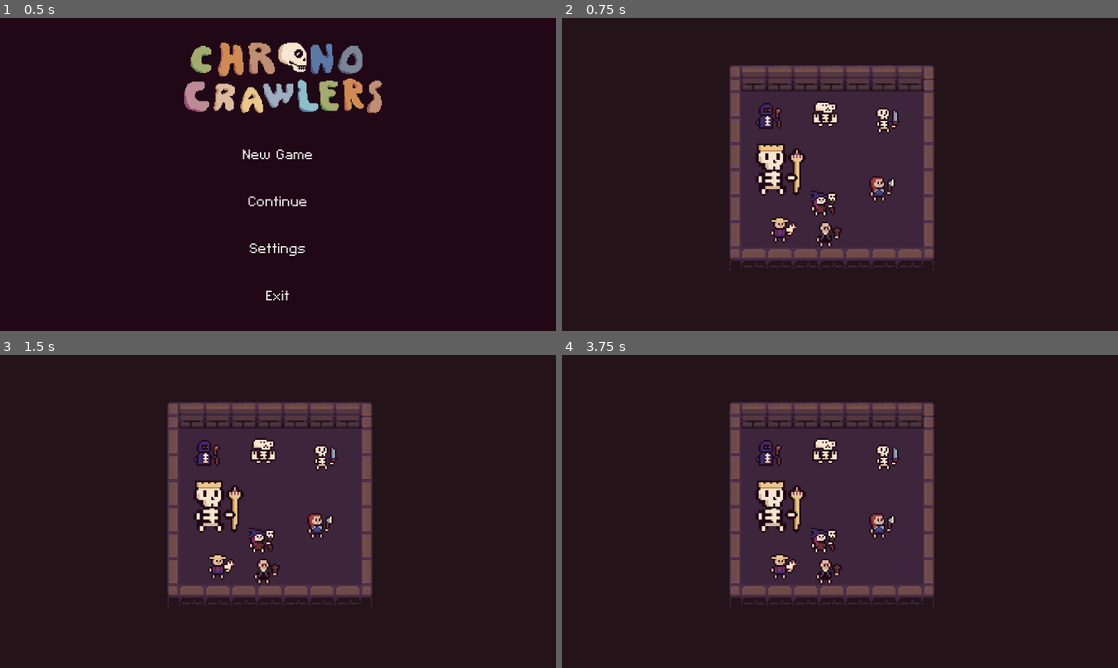
Above: before the commit, frames 1-4 (two rows, left to right).
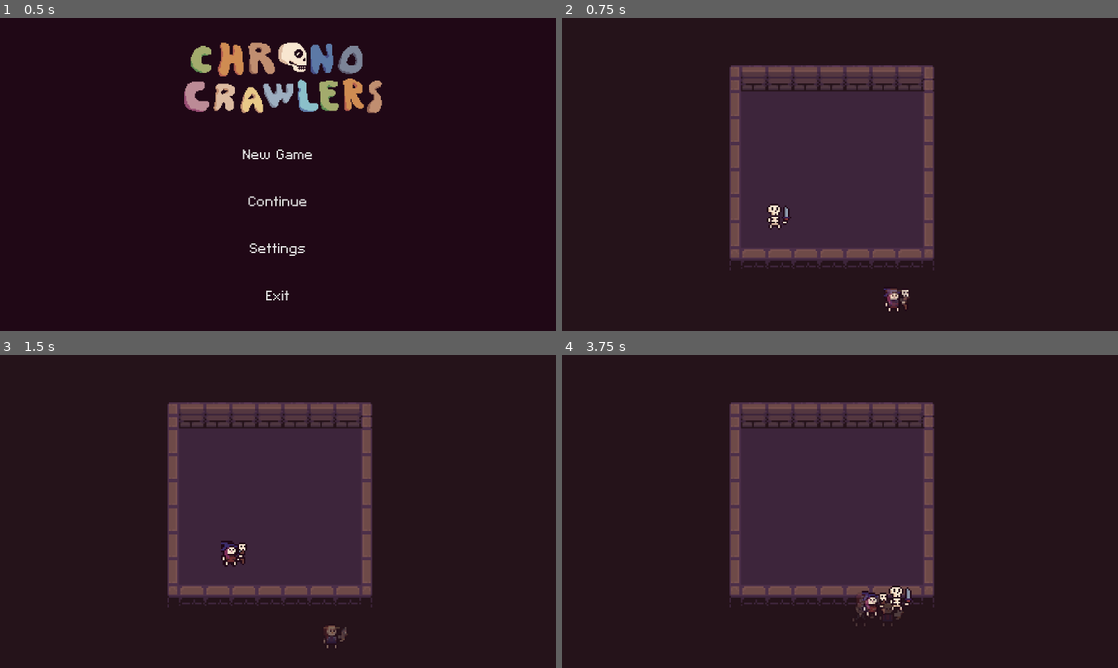
Above: after the commit, the same moments.

Repository: phoenixstears/chrono-crawlers
Game: Godot game, scene res://Scenes/MainMenu.tscn
Same seed, same stepped clock (60 frames per second), same inputs: the game is played once before the commit and once after it.
Inputs (mouse positions are in pixels of both pictures, inside the frame that each line leads up to):
- Up to frame 1 (0.5 s): no input
- Up to frame 2 (0.75 s): click "New Game" at 0.5 s
- Up to frame 3 (1.5 s): tap Enter at 1.25 s; move the mouse to (400, 495) at 1.27 s; hold D (right, bound only after the commit) from 1.28 s (still down); tap 1 (1, bound only after the commit) at 1.35 s
- Up to frame 4 (3.75 s): tap 2 (2, bound only after the commit) at 1.55, 2.1 s; move the mouse to (728, 527) at 2.02 s; release D (right, bound only after the commit) at 2.03 s; hold S (down, bound only after the commit) 2.03-2.78 s; tap 3 (3, bound only after the commit) at 2.3, 2.85 s; move the mouse to (895, 442) at 2.77 s; hold D (right, bound only after the commit) 2.78-3.53 s; tap 4 (4, bound only after the commit) at 3.05, 3.6 s; move the mouse to (812, 574) at 3.52 s; hold W (up, bound only after the commit) from 3.53 s (still down)

Frame 1 is identical in both runs. In frame 2, 2.9% of the frame differs, in the area x 34-63%, y 26-94%; in frame 3, 2.9%; in frame 4, 3.1%, in the area x 34-63%, y 26-87%.

Commit message:
Player movemnet is done

Diff:
--- a/Scenes/Level1.tscn
+++ b/Scenes/Level1.tscn
@@ -1,15 +1,8 @@
-[gd_scene load_steps=14 format=4 uid="uid://bkx8ncfw3c2ha"]
+[gd_scene load_steps=7 format=4 uid="uid://bkx8ncfw3c2ha"]
 
 [ext_resource type="AudioStream" uid="uid://dbdrmnmctydtu" path="res://OST/dungeon_idle.ogg" id="1_2llne"]
 [ext_resource type="Texture2D" uid="uid://brnmtpny50os4" path="res://sprites/Tiles/Dungeon_Tileset_at-export.png" id="2_bdlbp"]
-[ext_resource type="Texture2D" uid="uid://m1pmbtaejn0g" path="res://sprites/Enemies/Mage/mageskeleton.png" id="3_kylad"]
-[ext_resource type="Texture2D" uid="uid://bhvcj4ooj0dud" path="res://sprites/Enemies/Mole/mole.png" id="4_bdlbp"]
-[ext_resource type="Texture2D" uid="uid://cal0jcvk2qlv6" path="res://sprites/Enemies/Skeleton/skeleton.png" id="5_2h8qs"]
-[ext_resource type="Texture2D" uid="uid://4fmgfuex2165" path="res://sprites/Enemies/Skeleton King/skeletonking.png" id="6_rpty4"]
-[ext_resource type="Texture2D" uid="uid://cv8ukekgxfw4q" path="res://sprites/Player Characters/Farmer/farmer.png" id="7_6jj8j"]
-[ext_resource type="Texture2D" uid="uid://dih0jbpn8ocvc" path="res://sprites/Player Characters/Warrior/warrior.png" id="8_2h8qs"]
-[ext_resource type="Texture2D" uid="uid://c3b0vx54igxku" path="res://sprites/Player Characters/Necromancer/necromancer.png" id="8_06um6"]
-[ext_resource type="Texture2D" uid="uid://bdhbwlkief88g" path="res://sprites/Player Characters/Priest/priest.png" id="9_rpty4"]
+[ext_resource type="PackedScene" uid="uid://cygmpivsm8d51" path="res://Scenes/Player.tscn" id="3_joc8x"]
 
 [sub_resource type="PhysicsMaterial" id="PhysicsMaterial_bdlbp"]
 friction = 0.0
@@ -294,42 +287,11 @@
 tile_map_data = PackedByteArray("AAD6//f/AwABAAYAAAD7//f/AwABAAYAAAD8//f/AwABAAYAAAD9//f/AwABAAYAAAD+//f/AwABAAYAAAD/// …(6320 unchanged characters)…
 tile_set = SubResource("TileSet_ug0sv")
 
-[node name="Enemies" type="Node" parent="."]
-
-[node name="Mole" type="Sprite2D" parent="Enemies"]
-position = Vector2(-44, -114)
-texture = ExtResource("4_bdlbp")
-
-[node name="Skeleton" type="Sprite2D" parent="Enemies"]
-position = Vector2(-5, -110)
-texture = ExtResource("5_2h8qs")
-
-[node name="Skeletonking" type="Sprite2D" parent="Enemies"]
-position = Vector2(-71, -80)
-texture = ExtResource("6_rpty4")
-
-[node name="Mageskeleton" type="Sprite2D" parent="Enemies"]
-position = Vector2(-79, -113)
-texture = ExtResource("3_kylad")
-
-[node name="Player Sprites" type="Node" parent="."]
-
-[node name="Farmer" type="Sprite2D" parent="Player Sprites"]
-position = Vector2(-70, -43)
-texture = ExtResource("7_6jj8j")
-
-[node name="Warrior" type="Sprite2D" parent="Player Sprites"]
-position = Vector2(-9, -68)
-texture = ExtResource("8_2h8qs")
-
-[node name="Priest" type="Sprite2D" parent="Player Sprites"]
-position = Vector2(-42, -40)
-texture = ExtResource("9_rpty4")
-
-[node name="Necromancer" type="Sprite2D" parent="Player Sprites"]
-position = Vector2(-45, -59)
-texture = ExtResource("8_06um6")
-
 [node name="Camera2D" type="Camera2D" parent="."]
 position = Vector2(-35, -77)
 zoom = Vector2(4.68, 4.68)
+
+[node name="Player" parent="." instance=ExtResource("3_joc8x")]
+position = Vector2(-72, -51)
+
+[editable path="Player"]
--- /dev/null
+++ b/Scenes/Player.tscn
@@ -0,0 +1,82 @@
+[gd_scene load_steps=12 format=3 uid="uid://cygmpivsm8d51"]
+
+[ext_resource type="Script" uid="uid://ba5076cmsmxas" path="res://scripts/player.gd" id="1_5ixxa"]
+[ext_resource type="Texture2D" uid="uid://cv8ukekgxfw4q" path="res://sprites/Player Characters/Farmer/farmer.png" id="2_nn08x"]
+[ext_resource type="Texture2D" uid="uid://c3b0vx54igxku" path="res://sprites/Player Characters/Necromancer/necromancer.png" id="3_52ee3"]
+[ext_resource type="Texture2D" uid="uid://bdhbwlkief88g" path="res://sprites/Player Characters/Priest/priest.png" id="4_bhhdu"]
+[ext_resource type="Texture2D" uid="uid://dih0jbpn8ocvc" path="res://sprites/Player Characters/Warrior/warrior.png" id="5_megsn"]
+[ext_resource type="Texture2D" uid="uid://cal0jcvk2qlv6" path="res://sprites/Enemies/Skeleton/skeleton.png" id="6_nn08x"]
+
+[sub_resource type="RectangleShape2D" id="RectangleShape2D_glx4g"]
+size = Vector2(3, 4)
+
+[sub_resource type="SpriteFrames" id="SpriteFrames_1e7my"]
+animations = [{
+"frames": [{
+"duration": 1.0,
+"texture": ExtResource("4_bhhdu")
+}],
+"loop": true,
+"name": &"default",
+"speed": 5.0
+}]
+
+[sub_resource type="SpriteFrames" id="SpriteFrames_o3h8g"]
+animations = [{
+"frames": [{
+"duration": 1.0,
+"texture": ExtResource("3_52ee3")
+}],
+"loop": true,
+"name": &"default",
+"speed": 5.0
+}]
+
+[sub_resource type="SpriteFrames" id="SpriteFrames_miouo"]
+animations = [{
+"frames": [{
+"duration": 1.0,
+"texture": ExtResource("2_nn08x")
+}],
+"loop": true,
+"name": &"default",
+"speed": 5.0
+}]
+
+[sub_resource type="SpriteFrames" id="SpriteFrames_arntx"]
+animations = [{
+"frames": [{
+"duration": 1.0,
+"texture": ExtResource("5_megsn")
+}],
+"loop": true,
+"name": &"default",
+"speed": 5.0
+}]
+
+[node name="Player" type="CharacterBody2D"]
+script = ExtResource("1_5ixxa")
+
+[node name="Sprite2D" type="Sprite2D" parent="."]
+texture = ExtResource("6_nn08x")
+
+[node name="CollisionShape2D" type="CollisionShape2D" parent="."]
+position = Vector2(58, 0)
+shape = SubResource("RectangleShape2D_glx4g")
+
+[node name="Characters" type="Node" parent="."]
+
+[node name="Priest" type="AnimatedSprite2D" parent="Characters"]
+position = Vector2(20, 0)
+sprite_frames = SubResource("SpriteFrames_1e7my")
+
+[node name="Necromancer" type="AnimatedSprite2D" parent="Characters"]
+position = Vector2(40, 0)
+sprite_frames = SubResource("SpriteFrames_o3h8g")
+
+[node name="Farmer" type="AnimatedSprite2D" parent="Characters"]
+position = Vector2(60, 0)
+sprite_frames = SubResource("SpriteFrames_miouo")
+
+[node name="Warrior" type="AnimatedSprite2D" parent="Characters"]
+sprite_frames = SubResource("SpriteFrames_arntx")
--- a/project.godot
+++ b/project.godot
@@ -26,6 +26,49 @@
 window/size/viewport_height=900
 window/stretch/mode="viewport"
 
+[input]
+
+up={
+"deadzone": 0.2,
+"events": [Object(InputEventKey,"resource_local_to_scene":false,"resource_name":"","device":-1,"window_id":0,"alt_pressed":false,"shift_pressed":false,"ctrl_pressed":false,"meta_pressed":false,"pressed":false,"keycode":0,"physical_keycode":87,"key_label":0,"unicode":119,"location":0,"echo":false,"script":null)
+]
+}
+down={
+"deadzone": 0.2,
+"events": [Object(InputEventKey,"resource_local_to_scene":false,"resource_name":"","device":-1,"window_id":0,"alt_pressed":false,"shift_pressed":false,"ctrl_pressed":false,"meta_pressed":false,"pressed":false,"keycode":0,"physical_keycode":83,"key_label":0,"unicode":115,"location":0,"echo":false,"script":null)
+]
+}
+left={
+"deadzone": 0.2,
+"events": [Object(InputEventKey,"resource_local_to_scene":false,"resource_name":"","device":-1,"window_id":0,"alt_pressed":false,"shift_pressed":false,"ctrl_pressed":false,"meta_pressed":false,"pressed":false,"keycode":0,"physical_keycode":65,"key_label":0,"unicode":97,"location":0,"echo":false,"script":null)
+]
+}
+right={
+"deadzone": 0.2,
+"events": [Object(InputEventKey,"resource_local_to_scene":false,"resource_name":"","device":-1,"window_id":0,"alt_pressed":false,"shift_pressed":false,"ctrl_pressed":false,"meta_pressed":false,"pressed":false,"keycode":0,"physical_keycode":68,"key_label":0,"unicode":100,"location":0,"echo":false,"script":null)
+]
+}
+1={
+"deadzone": 0.2,
+"events": [Object(InputEventKey,"resource_local_to_scene":false,"resource_name":"","device":-1,"window_id":0,"alt_pressed":false,"shift_pressed":false,"ctrl_pressed":false,"meta_pressed":false,"pressed":false,"keycode":0,"physical_keycode":49,"key_label":0,"unicode":49,"location":0,"echo":false,"script":null)
+]
+}
+2={
+"deadzone": 0.2,
+"events": [Object(InputEventKey,"resource_local_to_scene":false,"resource_name":"","device":-1,"window_id":0,"alt_pressed":false,"shift_pressed":false,"ctrl_pressed":false,"meta_pressed":false,"pressed":false,"keycode":0,"physical_keycode":50,"key_label":0,"unicode":50,"location":0,"echo":false,"script":null)
+]
+}
+3={
+"deadzone": 0.2,
+"events": [Object(InputEventKey,"resource_local_to_scene":false,"resource_name":"","device":-1,"window_id":0,"alt_pressed":false,"shift_pressed":false,"ctrl_pressed":false,"meta_pressed":false,"pressed":false,"keycode":0,"physical_keycode":51,"key_label":0,"unicode":51,"location":0,"echo":false,"script":null)
+]
+}
+4={
+"deadzone": 0.2,
+"events": [Object(InputEventKey,"resource_local_to_scene":false,"resource_name":"","device":-1,"window_id":0,"alt_pressed":false,"shift_pressed":false,"ctrl_pressed":false,"meta_pressed":false,"pressed":false,"keycode":0,"physical_keycode":52,"key_label":0,"unicode":52,"location":0,"echo":false,"script":null)
+]
+}
+
 [rendering]
 
 textures/canvas_textures/default_texture_filter=0
--- /dev/null
+++ b/scripts/player.gd
@@ -0,0 +1,87 @@
+extends CharacterBody2D
+
+@onready var necromancer = $"Characters/Necromancer"
+@onready var farmer = $"Characters/Farmer"
+@onready var priest = $"Characters/Priest"
+@onready var warrior = $"Characters/Warrior"
+@onready var queue_positions = [necromancer, farmer, priest, warrior]
+
+const unselected_alpha = 0.2
+
+const speed = 50
+const frame_distance = 20
+var positions_buffer = []
+
+var swapping_idx = -1
+var swap_progress = 0.0
+const swap_speed = 0.08
+
+func _ready() -> void:
+	positions_buffer.resize(frame_distance*queue_positions.size())
+	for i in range(positions_buffer.size()):
+		positions_buffer[i] = Vector2.ZERO
+	for i in range(queue_positions.size()):
+		queue_positions[i].position = positions_buffer[i]
+		if i == 0:
+			queue_positions[i].modulate.a = 1.0
+		else:
+			queue_positions[i].modulate.a = 0.2
+
+func _process(delta: float) -> void:
+	#if Input.is_action_just_pressed("1"):
+	if Input.is_action_just_pressed("2"):
+		queue_positions[0].modulate.a = unselected_alpha
+		swap_character(1)
+		queue_positions[0].modulate.a = 1.0
+		swapping_idx = 1
+	if Input.is_action_just_pressed("3"):
+		queue_positions[0].modulate.a = unselected_alpha
+		swap_character(2)
+		queue_positions[0].modulate.a = 1.0
+		swapping_idx = 2
+	if Input.is_action_just_pressed("4"):
+		queue_positions[0].modulate.a = unselected_alpha
+		swap_character(3)
+		queue_positions[0].modulate.a = 1.0
+		swapping_idx = 3
+
+func _physics_process(delta: float) -> void:
+	var direction = Vector2.ZERO
+	if Input.is_action_pressed("up"):
+		direction += Vector2.UP
+	if Input.is_action_pressed("down"):
+		direction += Vector2.DOWN
+	if Input.is_action_pressed("left"):
+		direction += Vector2.LEFT
+	if Input.is_action_pressed("right"):
+		direction += Vector2.RIGHT
+	velocity = direction.normalized() * speed
+
+	move_and_slide()
+
+	if direction != Vector2.ZERO:
+		for i in range(positions_buffer.size() - 1, -1, -1):
+			if(i != 0):
+				positions_buffer[i] = positions_buffer[i-1]
+			else:
+				positions_buffer[i] = position
+	if swap_progress < 1 && swapping_idx > -1:
+		swap_progress += swap_speed
+	else:
+		swap_progress = 0
+		swapping_idx = -1
+	if swapping_idx < 0:
+		for i in range(queue_positions.size()):
+			queue_positions[i].position = positions_buffer[i*frame_distance]
+	else:
+		for i in range(queue_positions.size()):
+			if i == 0:
+				queue_positions[i].position = lerp(positions_buffer[swapping_idx*frame_distance], positions_buffer[i*frame_distance], swap_progress)
+			elif i == swapping_idx:
+				queue_positions[i].position = lerp(positions_buffer[0*frame_distance], positions_buffer[swapping_idx*frame_distance], swap_progress)
+			else:
+				queue_positions[i].position = positions_buffer[i*frame_distance]
+func swap_character(idx: int) -> void:
+	var temp = queue_positions[0]
+	queue_positions[0] = queue_positions[idx]
+	queue_positions[idx] = temp
Not shown, added: scripts/player.gd.uid
